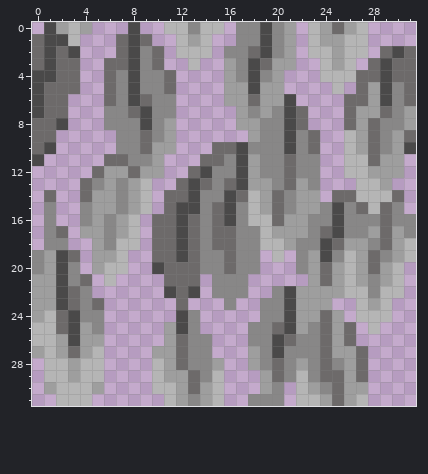
Two states of a pixel-art file, 32x-jappa/block/mangrove_leaves.ase. This is how it looked before the edit.
32x32 pixels, 1 frame.
And afterwards:
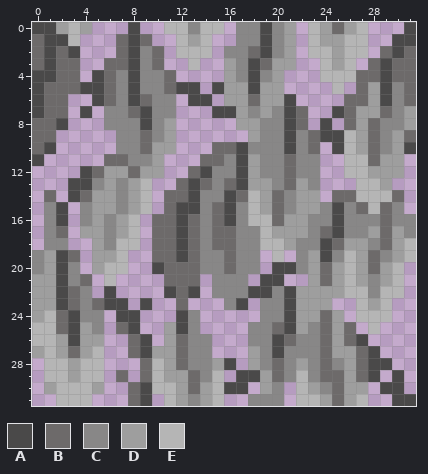
Palette (. is transparent): A #4a4949  B #6d6a6a  C #888787  D #9e9e9e  E #b5b5b5
The edit:
layer "Branches" now shown
Changed rows in their new state; - is an unchanged pixel.
Layer "Branches":
first column x 0:
 0 A------------------------------A
 1 ------------------------------AA
 4 -----A--------------------------
 5 ----AA------AA-A----------------
 6 -----A-------AA-----------------
 7 ----A----------AA--------A------
 8 ------------------------A-------
 9 ------------------------AA------
10 -------------------------A------
12 ----A---------------------------
13 ---AA---------------------------
14 ---A----------------------------
15 --A-----------------------------
16 --A-----------------------------
first column x 6:
20 --------------AA----------
21 -------------AA-----------
22 A-----------AA------------
23 AA-A-------A--------------
24 -AA-----------------------
25 -BA-----------------------
26 --BA-----------------A----
27 --BA------------------A---
28 ---B------A-----------AA--
29 -B-B-------AA---------A-A-
30 --BA------AA-----------AA-
31 --BA--------------------AA
